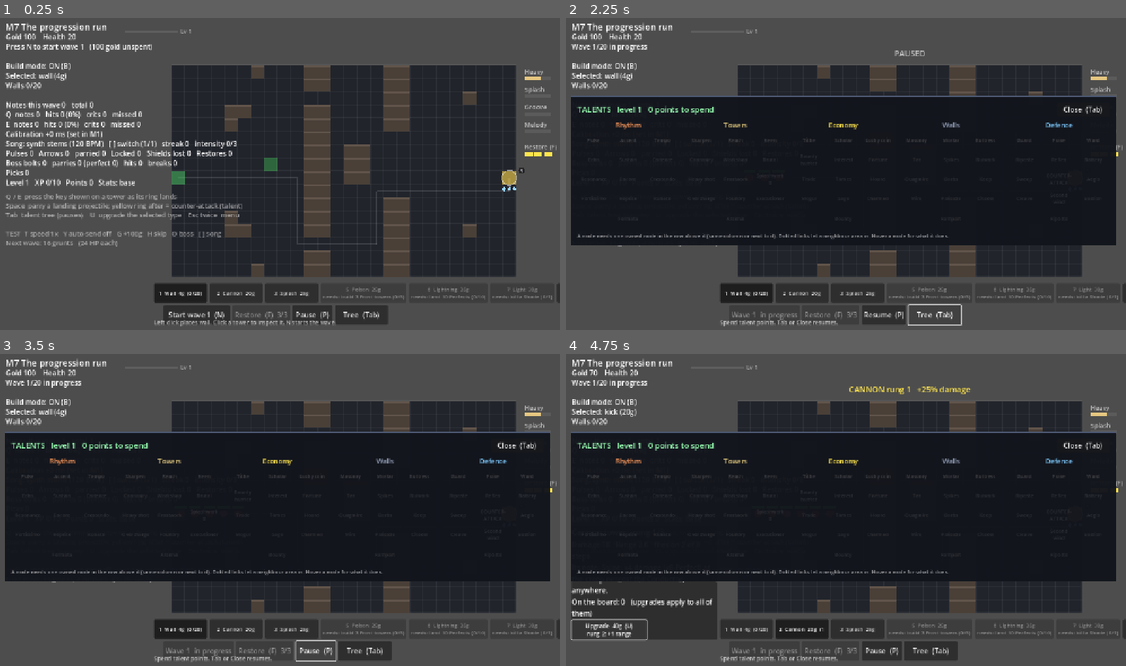
Above: before the commit, frames 1-4 (two rows, left to right).
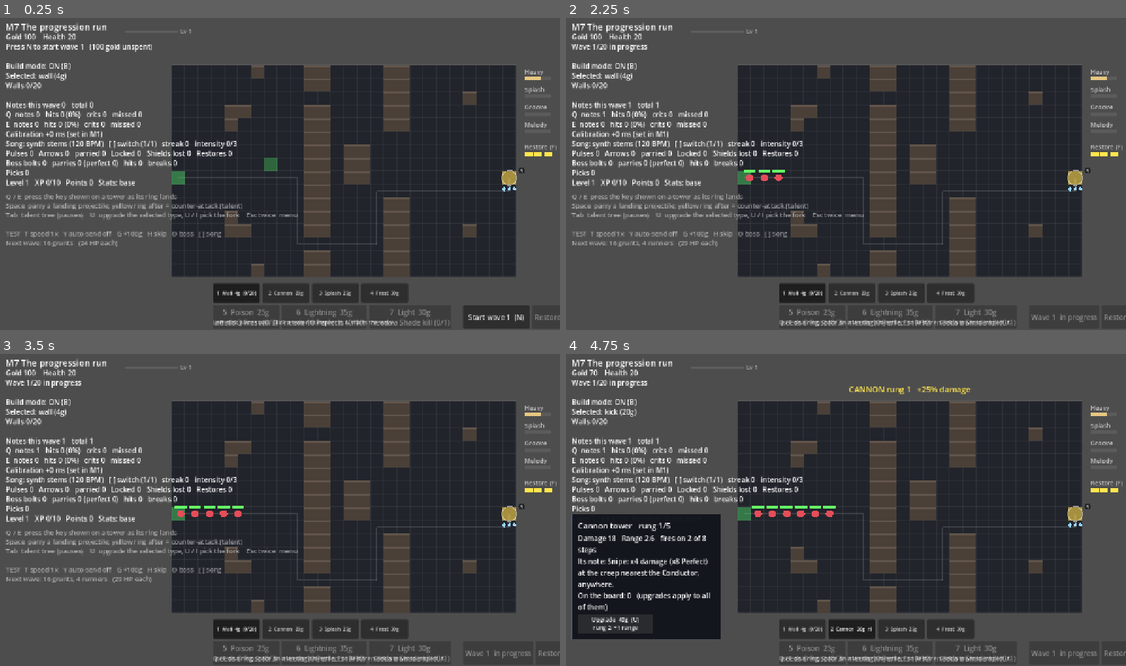
Above: after the commit, the same moments.

Repository: jaredmichaelbench/Goobr-td
Game: Godot game, scene res://m7_run.tscn
Two runs of this game, one before a commit and one after it. Both use one fixed random seed, a clock stepped at 60 frames per second and the inputs below. This scene is started directly instead of the project's main scene.
Inputs (mouse positions are in pixels of both pictures, inside the frame that each line leads up to):
- Up to frame 1 (0.25 s): no input
- Up to frame 2 (2.25 s): click "Start wave 1 (N)" at 0.5 s; click "1 Wall 4g (0/20)" at 1.25 s; click (930, 314) at 2 s, where only the run before the commit has a clickable "Tree (Tab)"
- Up to frame 3 (3.5 s): click (319, 650) at 2.75 s, where only the run before the commit has a clickable "Resume (P)"
- Up to frame 4 (4.75 s): click "2 Cannon 20g" at 3.5 s; click "Upgrade 30g (U) rung 1: +25% …" at 4.25 s

The runs differ from the first frame. In frame 1, 3.4% of the frame differs, in the area x 27-100%, y 61-100%; in frame 2, 29%, in the area x 0-100%, y 10-99%; in frame 3, 29%; in frame 4, 29%.

Commit message:
M7 playtest fixes: pause holds the sim, no button focus, HUD fits narrow windows
Pause ran the sim step since M3 (only the clock held); buttons kept
focus so Space toggled Pause instead of parrying; the build row spilled
off windows narrower than 1280; panels were see-through. Fork can also
be taken with U / I, and every refused upgrade says why. Jared's notes
in docs/notes/m7-playtest-2026-10-26.md.

Co-Authored-By: Claude Fable 5.1 <noreply@anthropic.com>
Claude-Session: https://claude.ai/code/session_01L92Fzbf8i6vmMnAej33eyX

Diff:
--- a/game/scripts/hud.gd
+++ b/game/scripts/hud.gd
@@ -43,6 +43,7 @@
 		var b := Button.new()
 		b.custom_minimum_size = Vector2(118, 44)
 		b.toggle_mode = true
+		b.focus_mode = Control.FOCUS_NONE
 		b.pressed.connect(func(): game.selected = type; game.build_mode = true; _refresh())
 		bar.add_child(b)
 		build_buttons[type] = b
@@ -56,6 +57,7 @@
 	# Tower panel.
 	panel = PanelContainer.new()
 	panel.custom_minimum_size = Vector2(330, 0)
+	panel.add_theme_stylebox_override("panel", solid_style())
 	add_child(panel)
 	var vb := VBoxContainer.new()
 	panel.add_child(vb)
@@ -79,6 +81,7 @@
 	draft_box.mouse_filter = Control.MOUSE_FILTER_IGNORE
 	add_child(draft_box)
 	var dp := PanelContainer.new()
+	dp.add_theme_stylebox_override("panel", solid_style())
 	draft_box.add_child(dp)
 	var dv := VBoxContainer.new()
 	dv.add_theme_constant_override("separation", 10)
@@ -94,6 +97,7 @@
 	for i in 3:
 		var b := Button.new()
 		b.custom_minimum_size = Vector2(230, 170)
+		b.focus_mode = Control.FOCUS_NONE
 		b.alignment = HORIZONTAL_ALIGNMENT_LEFT
 		b.autowrap_mode = TextServer.AUTOWRAP_WORD_SMART
 		b.text_overrun_behavior = TextServer.OVERRUN_NO_TRIMMING
@@ -107,6 +111,7 @@
 	end_box.mouse_filter = Control.MOUSE_FILTER_IGNORE
 	add_child(end_box)
 	var ep := PanelContainer.new()
+	ep.add_theme_stylebox_override("panel", solid_style())
 	end_box.add_child(ep)
 	var ev := VBoxContainer.new()
 	ev.add_theme_constant_override("separation", 8)
@@ -141,9 +146,20 @@
 func _button(parent: Control, size: Vector2, on_press: Callable) -> Button:
 	var b := Button.new()
 	b.custom_minimum_size = size
+	b.focus_mode = Control.FOCUS_NONE  # Space stays the parry key after a click.
 	b.pressed.connect(on_press)
 	parent.add_child(b)
 	return b
+
+
+## A solid dark panel style, so a box over the board reads as a box.
+static func solid_style() -> StyleBoxFlat:
+	var style := StyleBoxFlat.new()
+	style.bg_color = Color(0.07, 0.08, 0.11, 0.97)
+	style.border_color = Color(0.3, 0.35, 0.45)
+	style.set_border_width_all(1)
+	style.set_content_margin_all(14)
+	return style
 
 
 ## Lays the controls out for the current window: bar along the bottom right
--- a/game/scripts/hud7.gd
+++ b/game/scripts/hud7.gd
@@ -22,12 +22,17 @@
 	build_row = HBoxContainer.new()
 	build_row.add_theme_constant_override("separation", 6)
 	add_child(build_row)
-	for type in build_buttons:
+	var keys: Array = game.build_keys.keys()
+	keys.sort()  # Buttons in key order: 1 Wall, 2 Cannon ... 7 Light.
+	for k in keys:
+		var type: String = game.build_keys[k]
 		var b: Button = build_buttons[type]
 		b.get_parent().remove_child(b)
 		build_row.add_child(b)
-		b.custom_minimum_size = Vector2(120, 44)
-		b.add_theme_font_size_override("font_size", 12)
+		b.custom_minimum_size = Vector2(106, 44)
+		b.add_theme_font_size_override("font_size", 11)
+		b.autowrap_mode = TextServer.AUTOWRAP_WORD_SMART
+		b.text_overrun_behavior = TextServer.OVERRUN_NO_TRIMMING
 	tree_button = _button(_bar, Vector2(120, 44), func(): game.toggle_tree())
 	# The fork: its own row of two buttons above Upgrade / Sell, so the panel stays narrow.
 	fork_row = HBoxContainer.new()
@@ -44,6 +49,7 @@
 	for i in [3, 4]:
 		var b := Button.new()
 		b.custom_minimum_size = Vector2(230, 170)
+		b.focus_mode = Control.FOCUS_NONE
 		b.alignment = HORIZONTAL_ALIGNMENT_LEFT
 		b.autowrap_mode = TextServer.AUTOWRAP_WORD_SMART
 		b.text_overrun_behavior = TextServer.OVERRUN_NO_TRIMMING
@@ -60,12 +66,7 @@
 	tree_box.mouse_filter = Control.MOUSE_FILTER_IGNORE
 	add_child(tree_box)
 	var tp := PanelContainer.new()
-	var style := StyleBoxFlat.new()
-	style.bg_color = Color(0.07, 0.08, 0.11, 0.97)
-	style.border_color = Color(0.3, 0.35, 0.45)
-	style.set_border_width_all(1)
-	style.set_content_margin_all(14)
-	tp.add_theme_stylebox_override("panel", style)
+	tp.add_theme_stylebox_override("panel", solid_style())
 	tree_box.add_child(tp)
 	var tv := VBoxContainer.new()
 	tv.add_theme_constant_override("separation", 8)
@@ -126,6 +127,7 @@
 func _layout() -> void:
 	var view := get_viewport().get_visible_rect().size
 	var x := maxf(360.0, game.hud_left + (view.x - game.hud_left) * 0.5 - build_row.size.x * 0.5)
+	x = minf(x, view.x - build_row.size.x - 8)  # Never off the right edge on a narrow window.
 	_bar.position = Vector2(x, view.y - 56)
 	build_row.position = Vector2(x, view.y - 56 - 50)
 	tip.position = Vector2(x, view.y - 10 - 16)
@@ -145,7 +147,7 @@
 	for type in build_buttons:
 		var b: Button = build_buttons[type]
 		if not game.unlocked.has(type):
-			b.text = "%s  %s  %dg\nneeds: %s" % [_key(type), game.tower_name(type), game.builds[type]["cost"], game.unlock_text(type)]
+			b.text = "%s  %s  %dg\n%s" % [_key(type), game.tower_name(type), game.builds[type]["cost"], game.unlock_text(type)]
 			b.disabled = true
 		elif game.type_rank.get(type, 0) > 0:
 			b.text += "  r%d" % game.type_rank[type]
@@ -223,9 +225,9 @@
 		body += "\nThe fork: %s (%s)  or  %s (%s)" % [br[0][0], br[0][1], br[1][0], br[1][1]]
 		upgrade_button.visible = false
 		fork_row.visible = true
-		fork_a_button.text = "%s  %dg" % [br[0][0], cost]
+		fork_a_button.text = "%s  %dg  (U)" % [br[0][0], cost]
 		fork_a_button.disabled = game.gold < cost or not playing
-		branch_button.text = "%s  %dg" % [br[1][0], cost]
+		branch_button.text = "%s  %dg  (I)" % [br[1][0], cost]
 		branch_button.disabled = game.gold < cost or not playing
 	else:
 		upgrade_button.text = "Upgrade  %dg  (U)\nrung %d: %s" % [cost, rank + 1, game.rung_text(type, rank + 1)]
--- a/game/scripts/m3_song.gd
+++ b/game/scripts/m3_song.gd
@@ -388,9 +388,10 @@
 	if speed > 1:
 		_time_offset += delta * (speed - 1)
 		notes.clear()
-	for i in speed:
-		step(delta)
-	if auto_send and state == "playing" and not wave_active:
+	if not paused:
+		for i in speed:
+			step(delta)
+	if auto_send and state == "playing" and not wave_active and not paused:
 		_auto_timer -= delta
 		if _auto_timer <= 0.0:
 			_auto_timer = AUTO_SEND_DELAY
--- a/game/scripts/m7_run.gd
+++ b/game/scripts/m7_run.gd
@@ -34,9 +34,9 @@
 ## Rung 2 for these types adds steps to the pattern ("+rate"); the others get range.
 const RATE_STEPS := {"slow": [1, 3, 5, 7], "poison": [1, 3, 5, 7], "lightning": [2, 6]}
 const UNLOCKS := {
-	"poison": {"text": "build 3 Frost towers", "stat": "built_slow", "need": 3},
-	"lightning": {"text": "land 10 Perfects", "stat": "perfects", "need": 10},
-	"light": {"text": "kill a Shade", "stat": "kills_shade", "need": 1},
+	"poison": {"text": "needs 3 Frost", "stat": "built_slow", "need": 3},
+	"lightning": {"text": "needs 10 Perfects", "stat": "perfects", "need": 10},
+	"light": {"text": "needs a Shade kill", "stat": "kills_shade", "need": 1},
 }
 const RUNG_MULT := [1.5, 2.0, 3.0, 3.5, 4.0]  # Price = base cost x this x (1 + 0.1 x towers of the type).
 const PER_TOWER_PRICE := 0.1
@@ -224,7 +224,10 @@
 
 ## Buy the next rung for a whole type. At rung 3, `branch` (1 or 2) picks the fork.
 func upgrade_type(type: String, branch := 0) -> bool:
-	if not is_tower(type) or not unlocked.has(type) or state != "playing":
+	if not is_tower(type) or state != "playing":
+		return false
+	if not unlocked.has(type):
+		_say("%s is locked: %s" % [tower_name(type), unlock_text(type)])
 		return false
 	var rank: int = type_rank[type]
 	if rank >= RUNG_MULT.size():
@@ -1038,11 +1041,15 @@
 		if drafting and [KEY_1, KEY_2, KEY_3, KEY_4, KEY_5].has(event.keycode):
 			_pick([KEY_1, KEY_2, KEY_3, KEY_4, KEY_5].find(event.keycode))
 			return
-		if event.keycode == KEY_U and state == "playing":
+		if (event.keycode == KEY_U or event.keycode == KEY_I) and state == "playing":
 			var type := selected
 			if structures.has(selected_cell):
 				type = structures[selected_cell]["type"]
-			if is_tower(type) and type_rank.get(type, 0) != 2:
+			if not is_tower(type):
+				_say("Select a tower (or a tower button) to upgrade its type")
+			elif type_rank.get(type, 0) == 2:
+				upgrade_type(type, 2 if event.keycode == KEY_I else 1)  # The fork: U takes the first branch, I the second.
+			elif event.keycode == KEY_U:
 				upgrade_type(type)
 			return
 	if tree_open and event is InputEventMouseButton:
@@ -1116,12 +1123,12 @@
 
 
 func help_lines() -> Array[String]:
-	if selected_cell.x >= 0:
+	if selected_cell.x >= 0 or (hud != null and hud.panel.visible):
 		return []
 	return [
 		"Q / E  press the key shown on a tower as its ring lands",
 		"Space  parry a landing projectile; yellow ring after = counter-attack (talent)",
-		"Tab  talent tree (pauses)    U  upgrade the selected type    Esc twice  menu",
+		"Tab  talent tree (pauses)    U  upgrade the selected type, U / I pick the fork    Esc twice  menu",
 		"",
 		"TEST  T speed %dx   Y auto-send %s   G +100g   H skip   O boss   [ ] song" % [SPEEDS[speed_index], "ON" if auto_send else "off"],
 		"Next wave: %s   (%.0f HP each)" % [wave_summary(wave + 1), creep_hp_at(wave + 1)],
Not shown, added: docs/notes/m7-playtest-2026-10-26.md
Not shown, changed: docs/prototypes/M7-results.md
